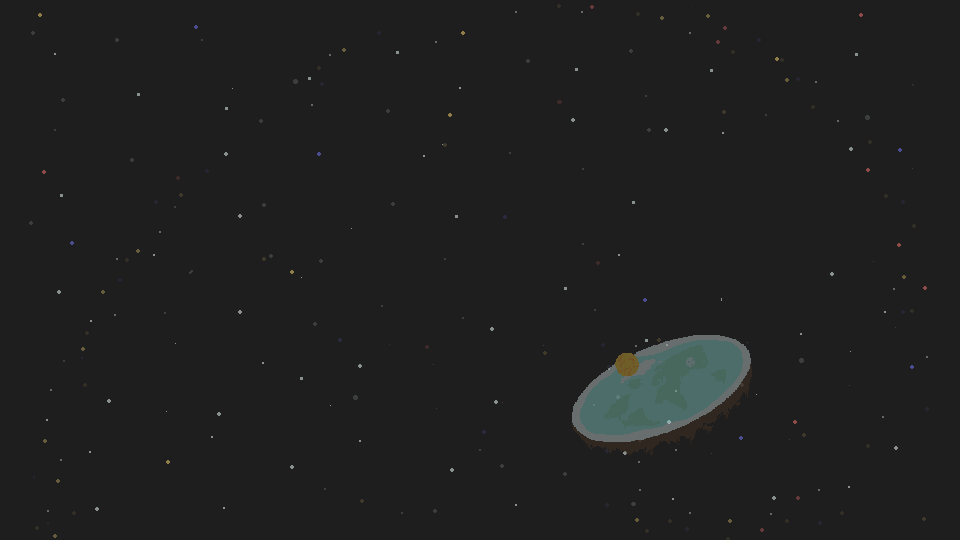
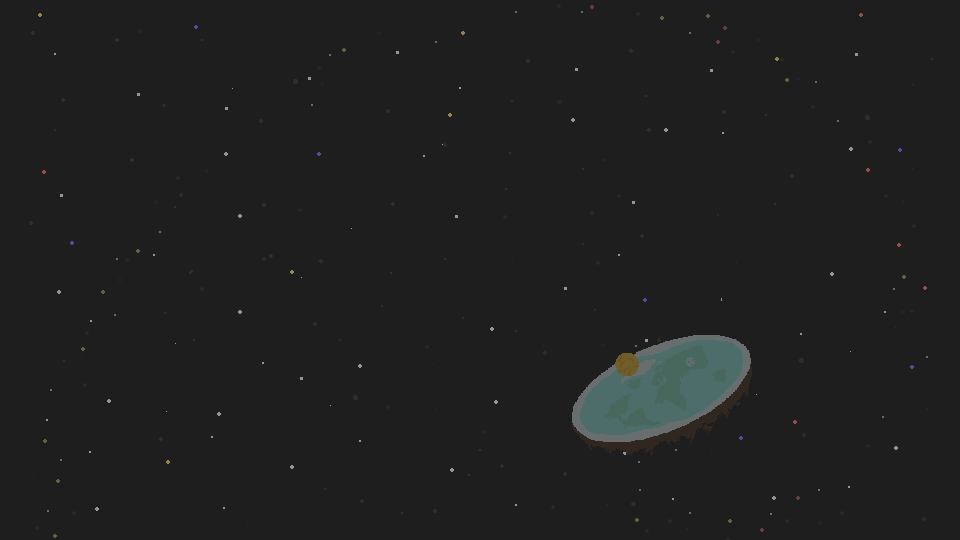
Comparing the layer stacks of the two 960px x 540px images. Changes:
"estrelas sergundo plano": opacity 18% → 9%, painted on it over <box>29,4,929,540</box>
added layer "estrelas que piscam" (10%) above "estrelas primeiro plano" over <box>38,5,933,538</box>
painted on "estrelas primeiro plano" over <box>608,344,677,454</box>
